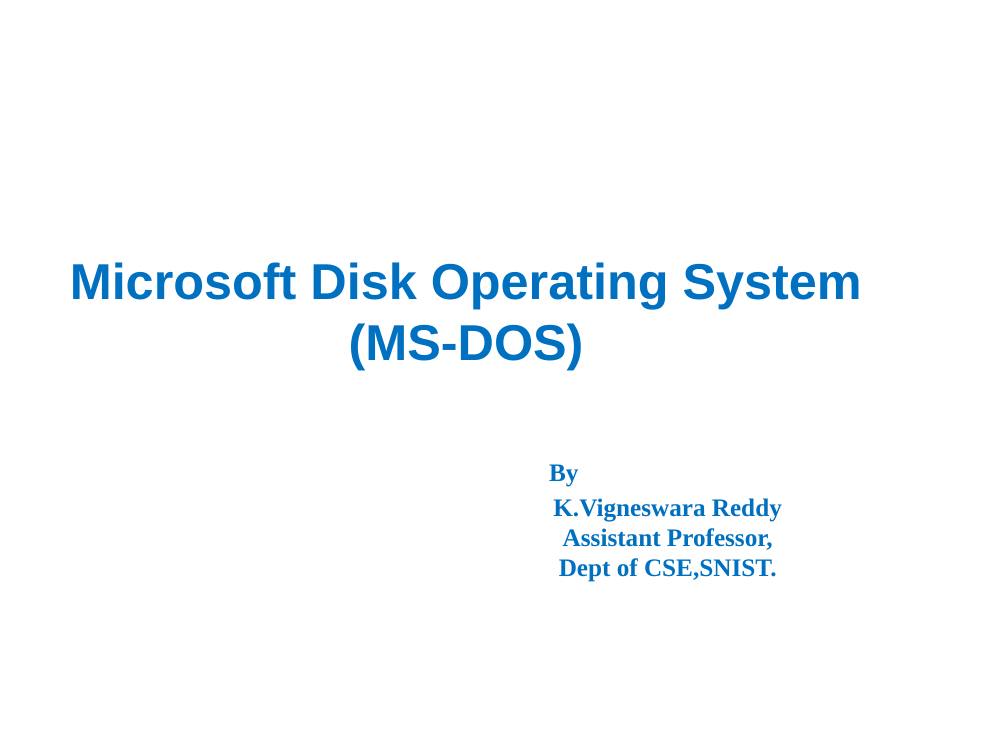
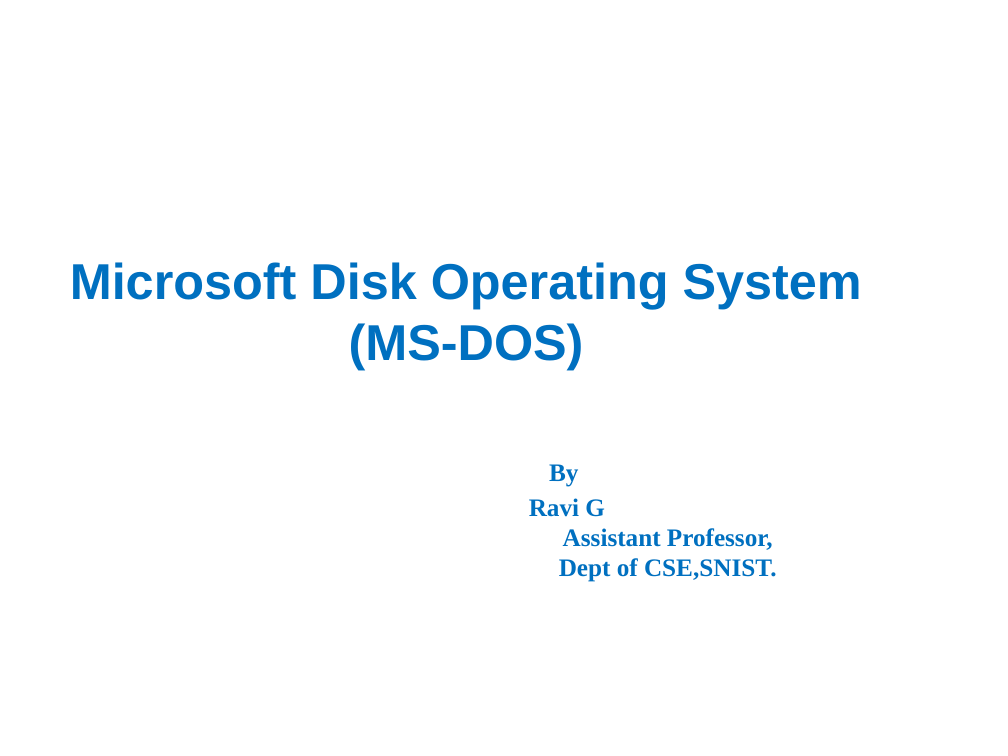
Before and after one commit to 23315a1204Narsimha/NarsimhasreenidhiIT-A, a slide deck: slide 1 of week 5- MS DOS.ppt. Drawn at 1008x756 pixels with LibreOffice and Linux fonts; fonts in the diff are those of the drawing. Boxes give left, top, right and bottom in pixels: in the first picture for what was removed or moved away, otherwise in the second. Text is boxed around its words. In the diff, an @@ line names an element or a change of style, - is before the commit and + after.

```diff
--- a/week 5- MS DOS.ppt
+++ b/week 5- MS DOS.ppt
@@ title at [70, 262, 862, 582]: text changed @@
-Microsoft Disk Operating System (MS-DOS)
-By
-K.Vigneswara Reddy
-Assistant Professor,
-Dept of CSE,SNIST.
+Microsoft Disk Operating System (MS-DOS)
+By
+Ravi G
+Assistant Professor,
+Dept of CSE,SNIST.
```
Also in this commit, not shown: 4 other slides changed, 1 other file.
